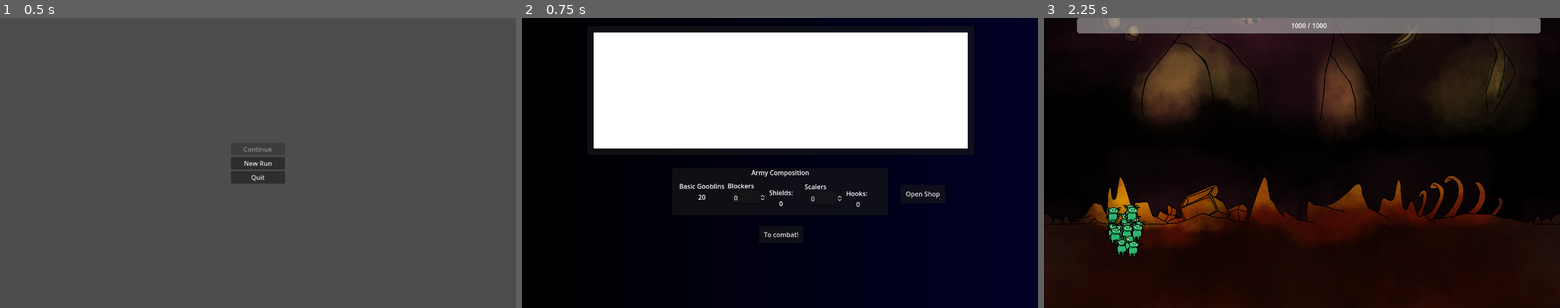
Above: before the commit, frames 1-3 (left to right).
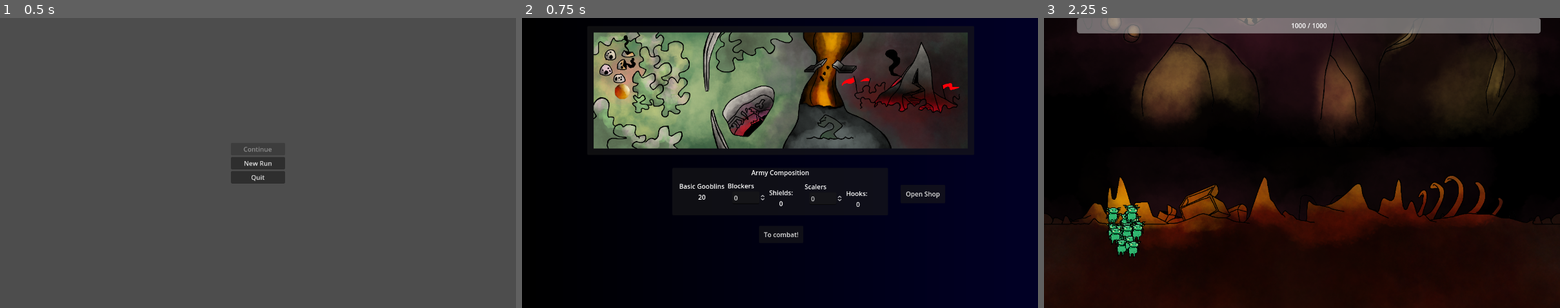
Above: after the commit, the same moments.

Repository: thecaptaincarrot/GMTK-2024-Game-Jam
Game: Godot game, scene res://main.tscn
Same seed, same stepped clock (60 frames per second), same inputs: the game is played once before the commit and once after it. The engine's default icon, where the game draws it, is replaced by a stand-in: a white triangle on a blue panel in a dark square.
Inputs (mouse positions are in pixels of both pictures, inside the frame that each line leads up to):
- Up to frame 1 (0.5 s): no input
- Up to frame 2 (0.75 s): click "New Run" at 0.5 s
- Up to frame 3 (2.25 s): click (1142, 90) at 1.27 s; click "To combat!" at 2 s

Frame 1 is identical in both runs. In frame 2, 29% of the frame differs, in the area x 13-87%, y 4-46%; in frame 3, nothing differs.

Commit message:
Map buttons lead to level selection

Diff:
--- a/Entities/Enemies/Dragon/Dragon.tscn
+++ b/Entities/Enemies/Dragon/Dragon.tscn
@@ -211,7 +211,7 @@
 script = ExtResource("7_mcf1o")
 
 [node name="Stomper" type="CollisionShape2D" parent="Beast/HitboxComponent" index="0"]
-position = Vector2(-403.591, 271.787)
+position = Vector2(-403.329, 271.557)
 rotation = 2.88471
 scale = Vector2(0.999931, 0.999931)
 shape = SubResource("CircleShape2D_krs6l")
@@ -415,8 +415,8 @@
 
 [node name="body1" type="Sprite2D" parent="Beast/Sprites" index="0"]
 z_index = -50
-position = Vector2(-89.369, -72.7494)
-rotation = -0.0468653
+position = Vector2(-89.366, -72.7443)
+rotation = -0.0469206
 scale = Vector2(1.20004, 1)
 texture = ExtResource("9_rmtai")
 offset = Vector2(49.9233, -14.9194)
@@ -425,8 +425,8 @@
 
 [node name="body2" type="Sprite2D" parent="Beast/Sprites" index="1"]
 z_index = -49
-position = Vector2(-258.943, -123.178)
-rotation = -0.211897
+position = Vector2(-258.942, -123.159)
+rotation = -0.211997
 scale = Vector2(0.999961, 0.999961)
 texture = ExtResource("9_rmtai")
 region_enabled = true
@@ -434,8 +434,8 @@
 
 [node name="neck1" type="Sprite2D" parent="Beast/Sprites" index="2"]
 z_index = -48
-position = Vector2(-323.667, -273.165)
-rotation = -0.25884
+position = Vector2(-323.678, -273.142)
+rotation = -0.258878
 scale = Vector2(0.999952, 0.999952)
 texture = ExtResource("9_rmtai")
 region_enabled = true
@@ -443,80 +443,80 @@
 
 [node name="neck2" type="Sprite2D" parent="Beast/Sprites" index="3"]
 z_index = -47
-position = Vector2(-393.795, -331.937)
-rotation = -0.419627
-scale = Vector2(0.999949, 0.999949)
+position = Vector2(-393.807, -331.913)
+rotation = -0.419481
+scale = Vector2(0.99995, 0.99995)
 texture = ExtResource("9_rmtai")
 region_enabled = true
 region_rect = Rect2(1004, 614, 215, 228)
 
 [node name="neck3" type="Sprite2D" parent="Beast/Sprites" index="4"]
 z_index = -46
-position = Vector2(-490.723, -375.251)
-rotation = -1.11551
-scale = Vector2(0.999945, 0.999945)
+position = Vector2(-490.729, -375.242)
+rotation = -1.11538
+scale = Vector2(0.999944, 0.999944)
 texture = ExtResource("9_rmtai")
 region_enabled = true
 region_rect = Rect2(1004, 614, 215, 228)
 
 [node name="head" type="Sprite2D" parent="Beast/Sprites" index="5"]
 z_index = -45
-position = Vector2(-605.353, -276.066)
-rotation = -1.20856
-scale = Vector2(0.999936, 0.999936)
+position = Vector2(-605.36, -276.069)
+rotation = -1.2086
+scale = Vector2(0.999933, 0.999933)
 texture = ExtResource("9_rmtai")
 region_enabled = true
 region_rect = Rect2(670, 917, 362, 251)
 
 [node name="tongue" type="Sprite2D" parent="Beast/Sprites" index="6"]
 z_index = -46
-position = Vector2(-574.427, -246.85)
-rotation = -1.20856
-scale = Vector2(0.999936, 0.999936)
+position = Vector2(-574.433, -246.854)
+rotation = -1.2086
+scale = Vector2(0.999933, 0.999933)
 texture = ExtResource("9_rmtai")
 region_enabled = true
 region_rect = Rect2(834, 1173, 112, 119)
 
 [node name="jaw" type="Sprite2D" parent="Beast/Sprites" index="7"]
 z_index = -46
-position = Vector2(-528.961, -266.008)
-rotation = -0.966917
-scale = Vector2(0.999936, 0.999936)
+position = Vector2(-528.968, -266.013)
+rotation = -0.966954
+scale = Vector2(0.999933, 0.999933)
 texture = ExtResource("9_rmtai")
 region_enabled = true
 region_rect = Rect2(838, 1307, 150, 214)
 
 [node name="legL" type="Sprite2D" parent="Beast/Sprites" index="8"]
 z_index = -55
-position = Vector2(-180.946, 15.7205)
-rotation = 0.187649
-scale = Vector2(0.999911, 0.999911)
+position = Vector2(-180.633, 15.7464)
+rotation = 0.183995
+scale = Vector2(0.999908, 0.999908)
 texture = ExtResource("9_rmtai")
 region_enabled = true
 region_rect = Rect2(378, 845, 191, 345)
 
 [node name="shinL" type="Sprite2D" parent="Beast/Sprites" index="9"]
 z_index = -54
-position = Vector2(-255.889, 182.252)
-rotation = 0.273581
-scale = Vector2(0.99981, 0.99981)
+position = Vector2(-255.299, 182.342)
+rotation = 0.277628
+scale = Vector2(0.999808, 0.999808)
 texture = ExtResource("9_rmtai")
 region_enabled = true
 region_rect = Rect2(354, 1221, 225, 201)
 
 [node name="footL" type="Sprite2D" parent="Beast/Sprites" index="10"]
 z_index = -53
-position = Vector2(-382.806, 277.579)
-rotation = -0.0446415
-scale = Vector2(0.999814, 0.999814)
+position = Vector2(-382.54, 277.333)
+rotation = -0.0454467
+scale = Vector2(0.999808, 0.999808)
 texture = ExtResource("9_rmtai")
 region_enabled = true
 region_rect = Rect2(364, 1445, 207, 100)
 
 [node name="legR" type="Sprite2D" parent="Beast/Sprites" index="11"]
 z_index = -40
-position = Vector2(-4.54647, 63.5784)
-rotation = -0.000434205
+position = Vector2(-4.54787, 63.5784)
+rotation = -0.000418468
 scale = Vector2(0.999931, 0.999931)
 texture = ExtResource("9_rmtai")
 region_enabled = true
@@ -524,35 +524,35 @@
 
 [node name="shinR" type="Sprite2D" parent="Beast/Sprites" index="12"]
 z_index = -39
-position = Vector2(-41.6728, 226.81)
-rotation = 0.284052
-scale = Vector2(0.999913, 0.999913)
+position = Vector2(-41.676, 226.81)
+rotation = 0.284047
+scale = Vector2(0.99991, 0.99991)
 texture = ExtResource("9_rmtai")
 region_enabled = true
 region_rect = Rect2(354, 1221, 225, 201)
 
 [node name="footR" type="Sprite2D" parent="Beast/Sprites" index="13"]
 z_index = -38
-position = Vector2(-172.215, 310.646)
-rotation = -0.0364234
-scale = Vector2(0.999912, 0.999912)
+position = Vector2(-172.217, 310.645)
+rotation = -0.0364182
+scale = Vector2(0.999903, 0.999903)
 texture = ExtResource("9_rmtai")
 region_enabled = true
 region_rect = Rect2(364, 1445, 207, 100)
 
 [node name="shadow1" type="Sprite2D" parent="Beast/Sprites" index="14"]
 z_index = -46
-position = Vector2(-580, -214)
-rotation = -1.20856
-scale = Vector2(0.999936, 0.999936)
+position = Vector2(-580.005, -214.004)
+rotation = -1.2086
+scale = Vector2(0.999933, 0.999933)
 texture = ExtResource("9_rmtai")
 region_enabled = true
 region_rect = Rect2(651, 638, 144, 106)
 
 [node name="shadow2" type="Sprite2D" parent="Beast/Sprites" index="15"]
-position = Vector2(-528, -196)
-rotation = -0.966917
-scale = Vector2(0.999936, 0.999936)
+position = Vector2(-528.005, -196.006)
+rotation = -0.966954
+scale = Vector2(0.999933, 0.999933)
 texture = ExtResource("9_rmtai")
 region_enabled = true
 region_rect = Rect2(824, 694, 63, 108)
--- a/Globals/GooblinUpgrades.gd
+++ b/Globals/GooblinUpgrades.gd
@@ -22,6 +22,9 @@
 
 func can_load():
 	return FileAccess.file_exists(save_path)
+
+#I guess we just have the one global, lol
+var levels_completed = 0
 
 var gooblin_count = 20 #Total gooblins of any class
 #army composition
--- a/Screens/OutOfCombat/OutOfCombat.tscn
+++ b/Screens/OutOfCombat/OutOfCombat.tscn
@@ -6,6 +6,14 @@
 [ext_resource type="Texture2D" uid="uid://c0spvpuiu32cn" path="res://Textures/Entities/GoblinScaler.png" id="4_3aia6"]
 [ext_resource type="Texture2D" uid="uid://b4au2x3u7deau" path="res://Textures/Entities/GoblinBasic.png" id="4_414d3"]
 [ext_resource type="Script" path="res://Screens/OutOfCombat/army_display.gd" id="4_qmd5j"]
+[ext_resource type="Texture2D" uid="uid://du17l32qafwjf" path="res://Textures/Map/mapdry.png" id="7_3jfk2"]
+[ext_resource type="Script" path="res://Screens/OutOfCombat/map_panel.gd" id="7_cgvmn"]
+[ext_resource type="Texture2D" uid="uid://doya5n6n41aer" path="res://Textures/Map/mapline0.png" id="8_a00ix"]
+[ext_resource type="Texture2D" uid="uid://c8al8er0nk1y2" path="res://Textures/Map/mapline1.png" id="9_u3feb"]
+[ext_resource type="Texture2D" uid="uid://ck6lrxmiueokw" path="res://Textures/Map/mapline2.png" id="10_mfrbi"]
+[ext_resource type="Texture2D" uid="uid://mr77n06jgful" path="res://Textures/Map/mapline3.png" id="11_mvphp"]
+[ext_resource type="Texture2D" uid="uid://dlcrkocalul24" path="res://Textures/Map/dot00.png" id="12_hysbw"]
+[ext_resource type="Texture2D" uid="uid://dknqsdq3b1q2m" path="res://Textures/Map/dot01.png" id="13_kvlbh"]
 
 [sub_resource type="Gradient" id="Gradient_oratd"]
 colors = PackedColorArray(0, 0, 0, 1, 0.005, 0, 0.15, 1)
@@ -25,7 +33,7 @@
 atlas = ExtResource("4_3aia6")
 region = Rect2(0, 10, 32, 22)
 
-[node name="OutOfCombat" type="Control" node_paths=PackedStringArray("background_texture", "shop_control", "planning_menus", "army_comp_panel", "army_display")]
+[node name="OutOfCombat" type="Control" node_paths=PackedStringArray("background_texture", "shop_control", "planning_menus", "army_comp_panel", "army_display", "map_panel", "combat_button")]
 layout_mode = 3
 anchors_preset = 15
 anchor_right = 1.0
@@ -39,6 +47,8 @@
 planning_menus = NodePath("PlanningMenus")
 army_comp_panel = NodePath("PlanningMenus/ArmyCompPanel")
 army_display = NodePath("PlanningMenus/ArmyDisplay")
+map_panel = NodePath("PlanningMenus/MapPanel")
+combat_button = NodePath("PlanningMenus/ToCombatButton")
 
 [node name="TextureRect" type="TextureRect" parent="."]
 layout_mode = 1
@@ -652,12 +662,22 @@
 [node name="ArmyDisplay" type="Node2D" parent="PlanningMenus"]
 script = ExtResource("4_qmd5j")
 
-[node name="MapPanel" type="Panel" parent="PlanningMenus"]
+[node name="MapPanel" type="Panel" parent="PlanningMenus" node_paths=PackedStringArray("map_line_0", "map_line_1", "map_line_2", "map_line_3", "level_button_0", "level_button_1", "level_button_2", "level_button_3", "level_button_4")]
 layout_mode = 0
 offset_left = 162.0
 offset_top = 20.0
 offset_right = 1122.0
 offset_bottom = 340.0
+script = ExtResource("7_cgvmn")
+map_line_0 = NodePath("MarginContainer/Map/Mapline0")
+map_line_1 = NodePath("MarginContainer/Map/Mapline1")
+map_line_2 = NodePath("MarginContainer/Map/Mapline2")
+map_line_3 = NodePath("MarginContainer/Map/Mapline3")
+level_button_0 = NodePath("MarginContainer/Map/LevelButtonControl/LevelButton0")
+level_button_1 = NodePath("MarginContainer/Map/LevelButtonControl/LevelButton1")
+level_button_2 = NodePath("MarginContainer/Map/LevelButtonControl/LevelButton2")
+level_button_3 = NodePath("MarginContainer/Map/LevelButtonControl/LevelButton3")
+level_button_4 = NodePath("MarginContainer/Map/LevelButtonControl/LevelButton4")
 
 [node name="MarginContainer" type="MarginContainer" parent="PlanningMenus/MapPanel"]
 layout_mode = 1
@@ -671,8 +691,109 @@
 grow_horizontal = 2
 grow_vertical = 2
 
-[node name="ColorRect" type="ColorRect" parent="PlanningMenus/MapPanel/MarginContainer"]
-layout_mode = 2
+[node name="Map" type="TextureRect" parent="PlanningMenus/MapPanel/MarginContainer"]
+layout_mode = 2
+texture = ExtResource("7_3jfk2")
+
+[node name="Mapline0" type="TextureRect" parent="PlanningMenus/MapPanel/MarginContainer/Map"]
+layout_mode = 1
+anchors_preset = 15
+anchor_right = 1.0
+anchor_bottom = 1.0
+grow_horizontal = 2
+grow_vertical = 2
+texture = ExtResource("8_a00ix")
+
+[node name="Mapline1" type="TextureRect" parent="PlanningMenus/MapPanel/MarginContainer/Map"]
+layout_mode = 1
+anchors_preset = 15
+anchor_right = 1.0
+anchor_bottom = 1.0
+grow_horizontal = 2
+grow_vertical = 2
+texture = ExtResource("9_u3feb")
+
+[node name="Mapline2" type="TextureRect" parent="PlanningMenus/MapPanel/MarginContainer/Map"]
+layout_mode = 1
+anchors_preset = 15
+anchor_right = 1.0
+anchor_bottom = 1.0
+grow_horizontal = 2
+grow_vertical = 2
+texture = ExtResource("10_mfrbi")
+
+[node name="Mapline3" type="TextureRect" parent="PlanningMenus/MapPanel/MarginContainer/Map"]
+layout_mode = 1
+anchors_preset = 15
+anchor_right = 1.0
+anchor_bottom = 1.0
+grow_horizontal = 2
+grow_vertical = 2
+texture = ExtResource("11_mvphp")
+
+[node name="LevelButtonControl" type="Control" parent="PlanningMenus/MapPanel/MarginContainer/Map"]
+layout_mode = 1
+anchors_preset = 15
+anchor_right = 1.0
+anchor_bottom = 1.0
+grow_horizontal = 2
+grow_vertical = 2
+
+[node name="LevelButton0" type="TextureButton" parent="PlanningMenus/MapPanel/MarginContainer/Map/LevelButtonControl"]
+layout_mode = 0
+offset_left = 51.0
+offset_top = 127.0
+offset_right = 100.0
+offset_bottom = 176.0
+scale = Vector2(0.8, 0.8)
+toggle_mode = true
+texture_normal = ExtResource("12_hysbw")
+texture_pressed = ExtResource("13_kvlbh")
+texture_disabled = ExtResource("13_kvlbh")
+
+[node name="LevelButton1" type="TextureButton" parent="PlanningMenus/MapPanel/MarginContainer/Map/LevelButtonControl"]
+layout_mode = 0
+offset_left = 258.0
+offset_top = 156.0
+offset_right = 307.0
+offset_bottom = 205.0
+scale = Vector2(0.8, 0.8)
+toggle_mode = true
+texture_normal = ExtResource("12_hysbw")
+texture_pressed = ExtResource("13_kvlbh")
+
+[node name="LevelButton2" type="TextureButton" parent="PlanningMenus/MapPanel/MarginContainer/Map/LevelButtonControl"]
+layout_mode = 0
+offset_left = 473.0
+offset_top = 57.0
+offset_right = 522.0
+offset_bottom = 106.0
+scale = Vector2(0.8, 0.8)
+toggle_mode = true
+texture_normal = ExtResource("12_hysbw")
+texture_pressed = ExtResource("13_kvlbh")
+
+[node name="LevelButton3" type="TextureButton" parent="PlanningMenus/MapPanel/MarginContainer/Map/LevelButtonControl"]
+layout_mode = 0
+offset_left = 435.0
+offset_top = 231.0
+offset_right = 484.0
+offset_bottom = 280.0
+scale = Vector2(0.8, 0.8)
+toggle_mode = true
+texture_normal = ExtResource("12_hysbw")
+texture_pressed = ExtResource("13_kvlbh")
+
+[node name="LevelButton4" type="TextureButton" parent="PlanningMenus/MapPanel/MarginContainer/Map/LevelButtonControl"]
+layout_mode = 0
+offset_left = 811.0
+offset_top = 202.0
+offset_right = 860.0
+offset_bottom = 251.0
+scale = Vector2(0.8, 0.8)
+toggle_mode = true
+texture_normal = ExtResource("12_hysbw")
+texture_pressed = ExtResource("13_kvlbh")
 
 [node name="ShopButton" type="Button" parent="PlanningMenus"]
 layout_mode = 0
@@ -710,5 +831,11 @@
 [connection signal="pressed" from="ShopPanel/UpgradesHbox/ScalerUpgrades/ClimbUpgradeContainer2/ClimbUpButton" to="ShopPanel" method="_on_climb_up_button_pressed"]
 [connection signal="value_changed" from="PlanningMenus/ArmyCompPanel/ShieldSpinbox" to="PlanningMenus/ArmyCompPanel" method="_on_shield_spinbox_value_changed"]
 [connection signal="value_changed" from="PlanningMenus/ArmyCompPanel/ScalersSpinbox" to="PlanningMenus/ArmyCompPanel" method="_on_scalers_spinbox_value_changed"]
+[connection signal="level_changed" from="PlanningMenus/MapPanel" to="." method="_on_map_panel_level_changed"]
+[connection signal="pressed" from="PlanningMenus/MapPanel/MarginContainer/Map/LevelButtonControl/LevelButton0" to="PlanningMenus/MapPanel" method="_on_level_button_0_pressed"]
+[connection signal="pressed" from="PlanningMenus/MapPanel/MarginContainer/Map/LevelButtonControl/LevelButton1" to="PlanningMenus/MapPanel" method="_on_level_button_1_pressed"]
+[connection signal="pressed" from="PlanningMenus/MapPanel/MarginContainer/Map/LevelButtonControl/LevelButton2" to="PlanningMenus/MapPanel" method="_on_level_button_2_pressed"]
+[connection signal="pressed" from="PlanningMenus/MapPanel/MarginContainer/Map/LevelButtonControl/LevelButton3" to="PlanningMenus/MapPanel" method="_on_level_button_3_pressed"]
+[connection signal="pressed" from="PlanningMenus/MapPanel/MarginContainer/Map/LevelButtonControl/LevelButton4" to="PlanningMenus/MapPanel" method="_on_level_button_4_pressed"]
 [connection signal="pressed" from="PlanningMenus/ShopButton" to="." method="_on_shop_button_pressed"]
 [connection signal="pressed" from="PlanningMenus/ToCombatButton" to="." method="_on_to_combat_button_pressed"]
--- /dev/null
+++ b/Screens/OutOfCombat/map_panel.gd
@@ -0,0 +1,86 @@
+extends Panel
+
+signal level_changed
+
+@export var map_line_0 : TextureRect
+@export var map_line_1 : TextureRect
+@export var map_line_2 : TextureRect
+@export var map_line_3 : TextureRect
+
+@export var level_button_0 : TextureButton
+@export var level_button_1 : TextureButton
+@export var level_button_2 : TextureButton
+@export var level_button_3 : TextureButton
+@export var level_button_4 : TextureButton
+
+var map_lines = []
+var level_buttons = []
+
+# Called when the node enters the scene tree for the first time.
+func _ready():
+	map_lines = [map_line_0, map_line_1, map_line_2, map_line_3]
+	level_buttons = [level_button_0,level_button_1,level_button_2,level_button_3,level_button_4]
+
+	for line in map_lines:
+		line.hide()
+	for button in level_buttons:
+		button.hide()
+	update_level_options()
+
+	level_button_0.button_pressed = true
+
+
+# Called every frame. 'delta' is the elapsed time since the previous frame.
+func _process(delta):
+	pass
+
+
+func update_level_options():
+	var levels_complete = GooblinUpgrades.levels_completed
+	for i in range(0,levels_complete + 1):
+		level_buttons[i].show()
+	for i in range(0,levels_complete):
+		map_lines[i].show()
+
+
+func _on_level_button_0_pressed():
+	level_button_0.button_pressed = true
+	level_button_1.button_pressed = false
+	level_button_2.button_pressed = false
+	level_button_3.button_pressed = false
+	level_button_4.button_pressed = false
+	emit_signal("level_changed",0)
+
+func _on_level_button_1_pressed():
+	level_button_0.button_pressed = false
+	level_button_1.button_pressed = true
+	level_button_2.button_pressed = false
+	level_button_3.button_pressed = false
+	level_button_4.button_pressed = false
+	emit_signal("level_changed",1)
+
+func _on_level_button_2_pressed():
+	level_button_0.button_pressed = false
+	level_button_1.button_pressed = false
+	level_button_2.button_pressed = true
+	level_button_3.button_pressed = false
+	level_button_4.button_pressed = false
+	emit_signal("level_changed",2)
+
+
+func _on_level_button_3_pressed():
+	level_button_0.button_pressed = false
+	level_button_1.button_pressed = false
+	level_button_2.button_pressed = false
+	level_button_3.button_pressed = true
+	level_button_4.button_pressed = false
+	emit_signal("level_changed",3)
+
+
+func _on_level_button_4_pressed():
+	level_button_0.button_pressed = false
+	level_button_1.button_pressed = false
+	level_button_2.button_pressed = false
+	level_button_3.button_pressed = false
+	level_button_4.button_pressed = true
+	emit_signal("level_changed",4)
--- a/Screens/OutOfCombat/out_of_combat.gd
+++ b/Screens/OutOfCombat/out_of_combat.gd
@@ -12,7 +12,13 @@
 @export var army_comp_panel : Panel
 @export var army_display : Node2D
 
+@export var map_panel : Panel
+
+@export var combat_button : Button
+
 var direction = -1
+
+var level_selection = 0
 
 # Called when the node enters the scene tree for the first time.
 func _ready():
@@ -36,14 +42,16 @@
 
 
 func reset_to_default():
-	$ShopPanel.hide()
+	shop_control.hide()
+	shop_control.update_all()
+	planning_menus.show()
 
+	map_panel.update_level_options()
 
 
 
 func _on_to_combat_button_pressed() -> void:
-	var level = 0
-	emit_signal("go_to_combat",level)
+	emit_signal("go_to_combat",level_selection)
 
 
 func _on_shop_button_pressed():
@@ -55,3 +63,8 @@
 func _on_return_button_pressed():
 	planning_menus.show()
 	shop_control.hide()
+
+
+func _on_map_panel_level_changed(new_level):
+	print("Switched to level: ", new_level)
+	level_selection = new_level
--- a/main.gd
+++ b/main.gd
@@ -30,11 +30,12 @@
 
 
 func _on_combat_screen_return_from_combat():
-	print("hello")
 	_hide_all()
+	OutOfCombatScreen.reset_to_default()
 	OutOfCombatScreen.visible =true
 
 
 func _on_main_menu_new_game():
 	_hide_all()
+	OutOfCombatScreen.reset_to_default()
 	OutOfCombatScreen.visible =true
Not shown: 1 places in Screens/OutOfCombat/OutOfCombat.tscn that only renumber resources
Not shown, added: Textures/Backgrounds/Field/floor01.png.import
Not shown, added: Textures/Backgrounds/Field/sky01.png.import
Not shown, added: Textures/Entities/snakedrybase.png.import
Not shown, added: Textures/Map/dot00.png.import
Not shown, added: Textures/Map/dot01.png.import
Not shown, added: Textures/Map/mapdry.png.import
Not shown, added: Textures/Map/mapline.png.import
Binary file added: Textures/Map/mapline0.png
Not shown, added: Textures/Map/mapline0.png.import
Binary file added: Textures/Map/mapline1.png
Not shown, added: Textures/Map/mapline1.png.import
(and 5 more such lines)
